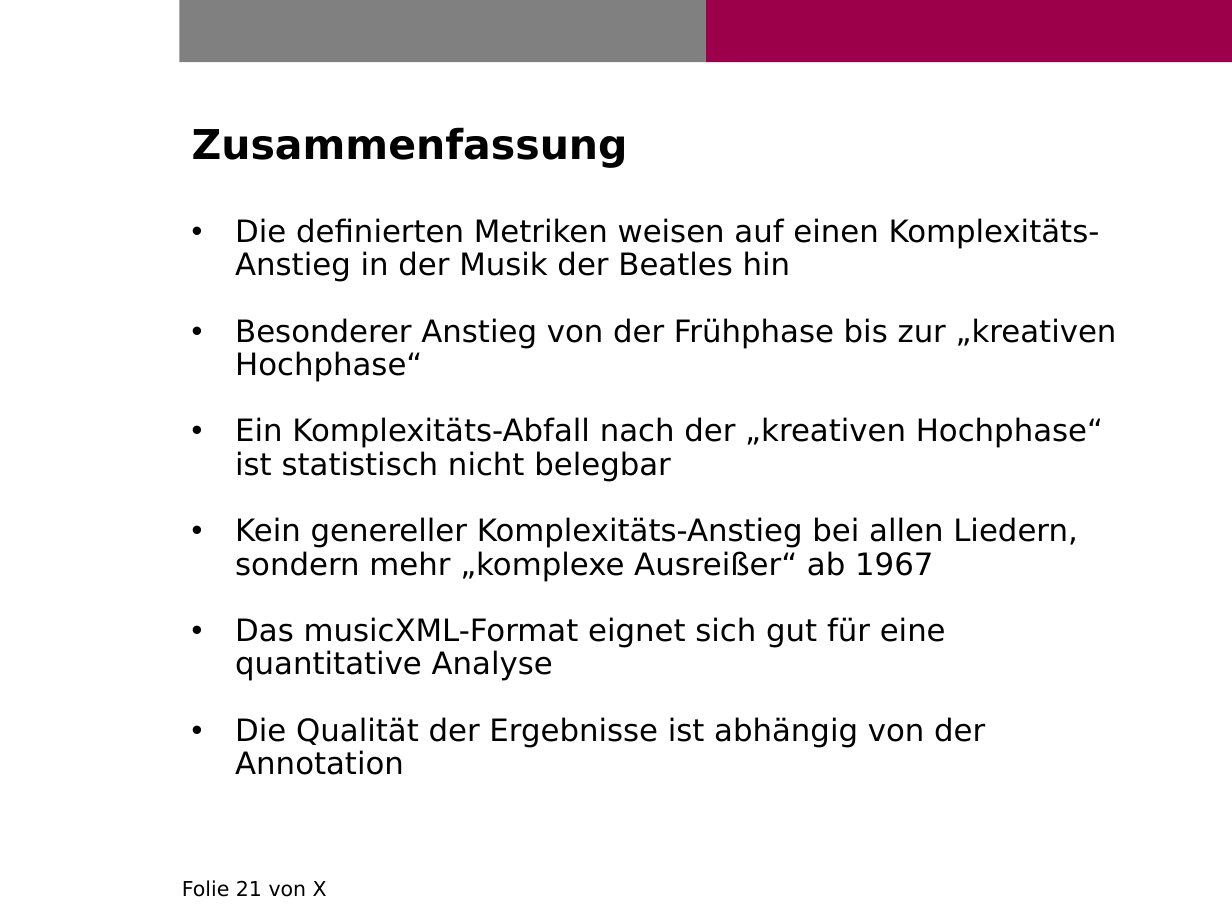
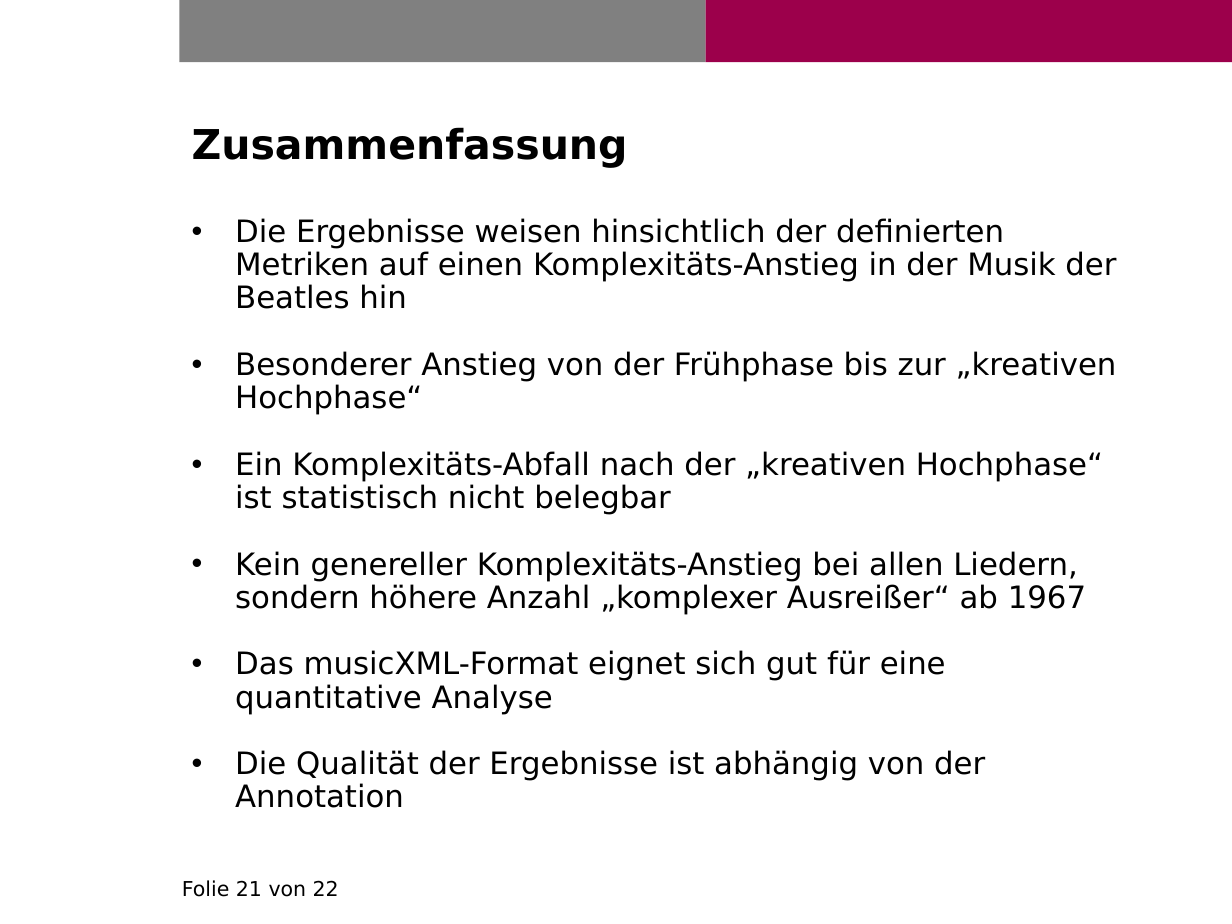
Before and after one commit to fuchsflo90/beatlesAnalysis, a slide deck: slide 21 of Präsentation/fuchs_florian_abschlusspraesentation_ma.pptx. Drawn at 1232x924 pixels with LibreOffice and Linux fonts; fonts in the diff are those of the drawing; background and template pictures are left out. Boxes give left, top, right and bottom in pixels: in the first picture for what was removed or moved away, otherwise in the second. Text is boxed around its words. In the diff, an @@ line names an element or a change of style, - is before the commit and + after.

```diff
--- a/Präsentation/fuchs_florian_abschlusspraesentation_ma.pptx
+++ b/Präsentation/fuchs_florian_abschlusspraesentation_ma.pptx
@@ text at box(235, 218, 1116, 309): text changed @@
-• Die definierten Metriken weisen auf einen Komplexitäts-Anstieg in der Musik der Beatles hin
+• Die Ergebnisse weisen hinsichtlich der definierten Metriken auf einen Komplexitäts-Anstieg in der Musik der Beatles hin
@@ text at box(235, 551, 1086, 615): text changed @@
-• Kein genereller Komplexitäts-Anstieg bei allen Liedern, sondern mehr „komplexe Ausreißer“ ab 1967
+• Kein genereller Komplexitäts-Anstieg bei allen Liedern, sondern höhere Anzahl „komplexer Ausreißer“ ab 1967
@@ text at box(182, 880, 339, 897): text changed @@
-Folie 21 von X
+Folie 21 von 22
```
Also in this commit, not shown: 21 other slides changed, 2 other files.
